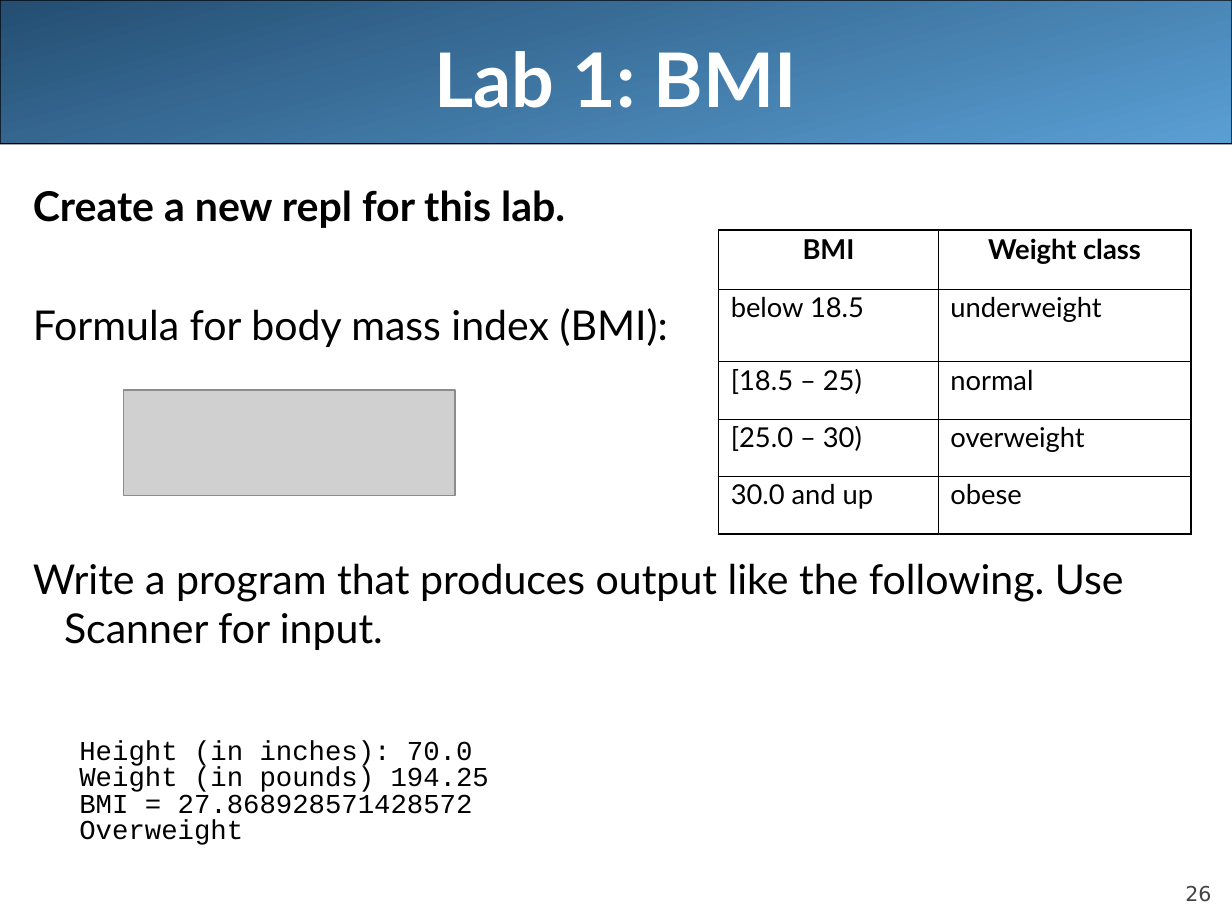
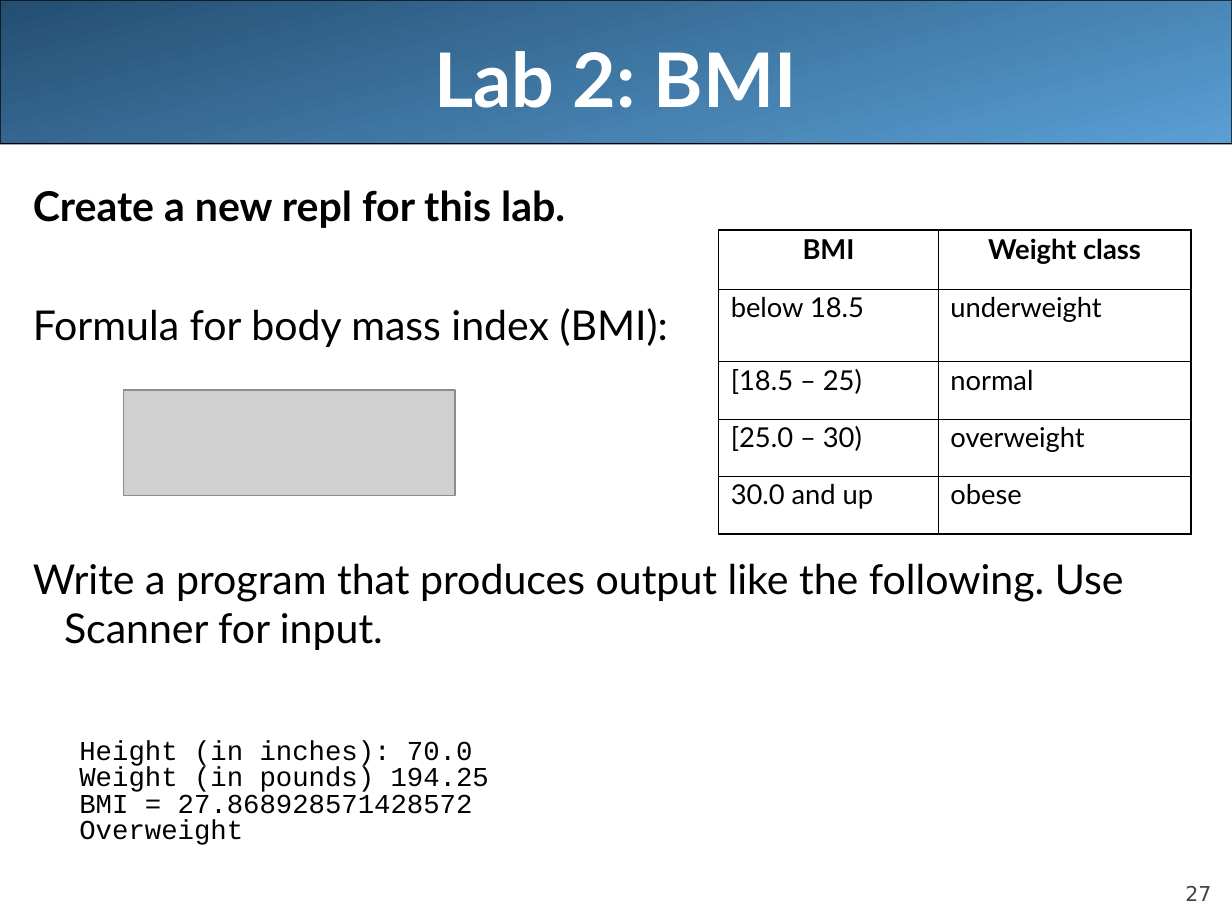
Before and after one commit to LongBaoNguyen/longbaonguyen.github.io, a slide deck: slide 27 of courses/apcsa/lecture9.ppt (slide 26 before the commit). Drawn at 1232x924 pixels with LibreOffice and Linux fonts; fonts in the diff are those of the drawing; grey boxes stand for pictures. Boxes give left, top, right and bottom in pixels: in the first picture for what was removed or moved away, otherwise in the second. Text is boxed around its words. In the diff, an @@ line names an element or a change of style, - is before the commit and + after.

```diff
--- a/courses/apcsa/lecture9.ppt
+++ b/courses/apcsa/lecture9.ppt
@@ title at box(434, 51, 797, 108): text changed @@
-Lab 1: BMI
+Lab 2: BMI
@@ page number at box(1185, 886, 1211, 901): text changed @@
-26
+27
```
Also in this commit, not shown: 2 other slides changed, 1 slide added, 4 other files.
